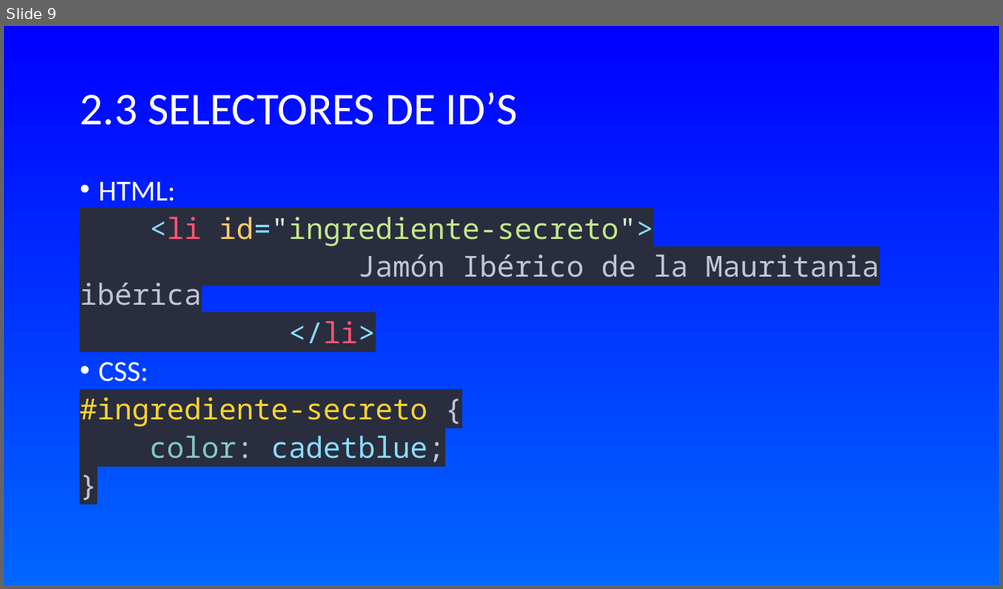
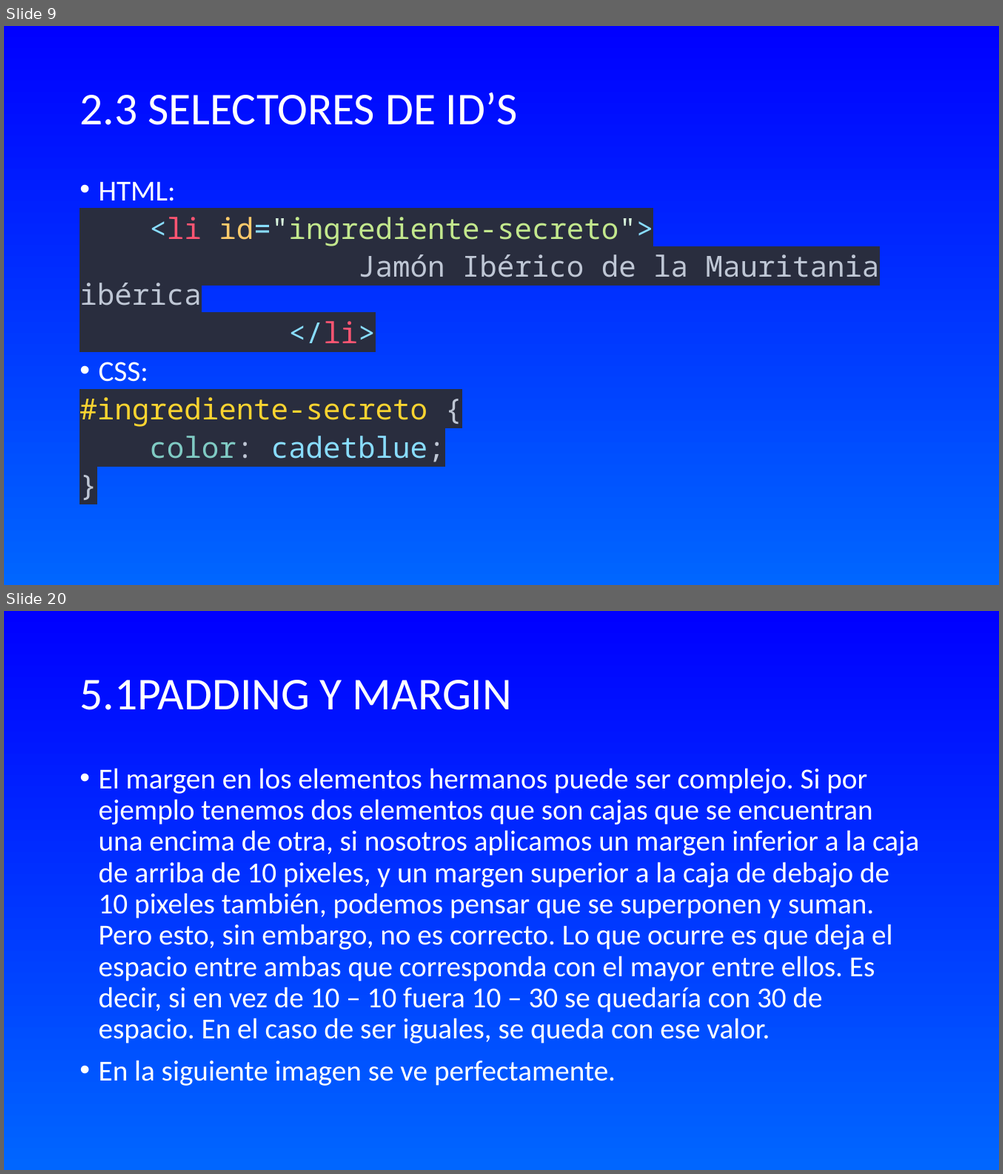
Before and after one commit to WalterDeRacagua/Curso-de-HTML-y-CSS, a slide deck: CSS/TEORÍA/INTRODUCCIÓN A CSS.odp. Shown one above the other, each under a label of ours: slide 9 before the commit, slides 9 and 20 after it; the slides between them are not shown. The pictures are 1003x589 and 1003x1174 pixels, drawn with LibreOffice and Linux fonts; fonts in the diff are those of the drawing. Boxes give left, top, right and bottom in pixels: in the first picture for what was removed or moved away, otherwise in the second. Text is boxed around its words. In the diff, an @@ line names an element or a change of style, - is before the commit and + after.

```diff
--- a/CSS/TEORÍA/INTRODUCCIÓN A CSS.odp
+++ b/CSS/TEORÍA/INTRODUCCIÓN A CSS.odp
@@ slide 20 added at [4,611,999,1170], background gradient #0000FF to #0066FF @@
@@ title added at [79,680,512,710], 44 pt, text #FFFFFF @@
+5.1PADDING Y MARGIN
@@ text added at [99,768,919,1086], 28 pt, text #FFFFFF @@
+• El margen en los elementos hermanos puede ser complejo. Si por ejemplo tenemos dos elementos que son cajas que se encuentran una encima de otra, si nosotros aplicamos un margen inferior a la caja de arriba de 10 pixeles, y un margen superior a la caja de debajo de 10 pixeles también, podemos pensar que se superponen y suman. Pero esto, sin embargo, no es correcto. Lo que ocurre es que deja el espacio entre ambas que corresponda con el mayor entre ellos. Es decir, si en vez de 10 – 10 fuera 10 – 30 se quedaría con 30 de espacio. En el caso de ser iguales, se queda con ese valor.
+• En la siguiente imagen se ve perfectamente.
```
Also in this commit, not shown: 1 slide changed, 14 other slides added.
